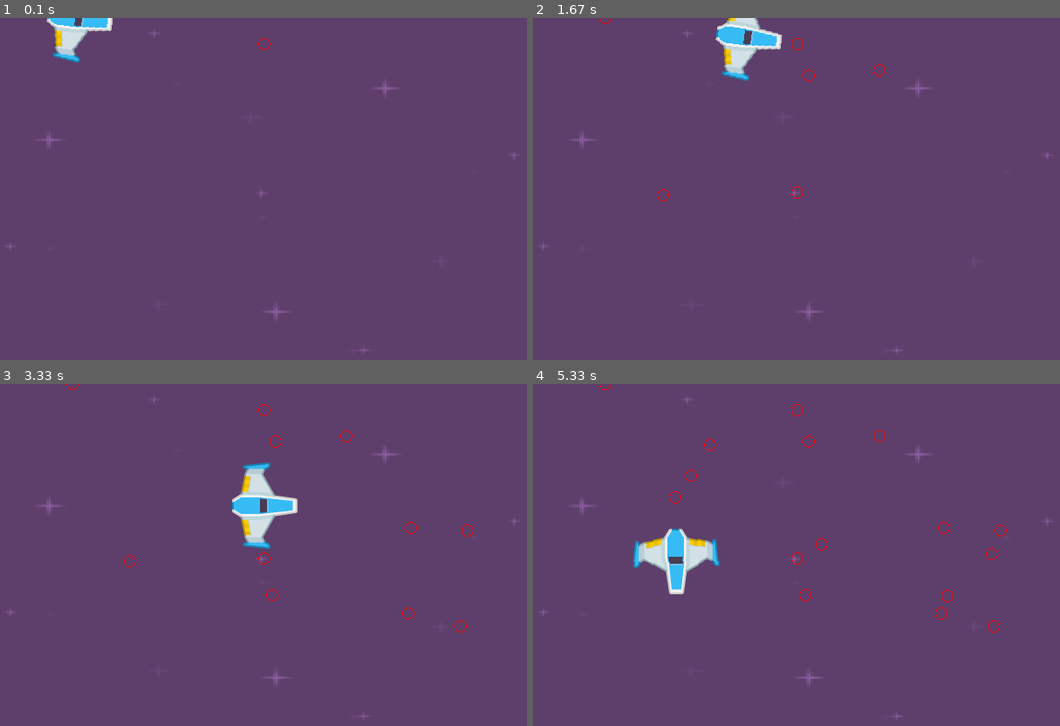
Above: before the commit, frames 1-4 (two rows, left to right).
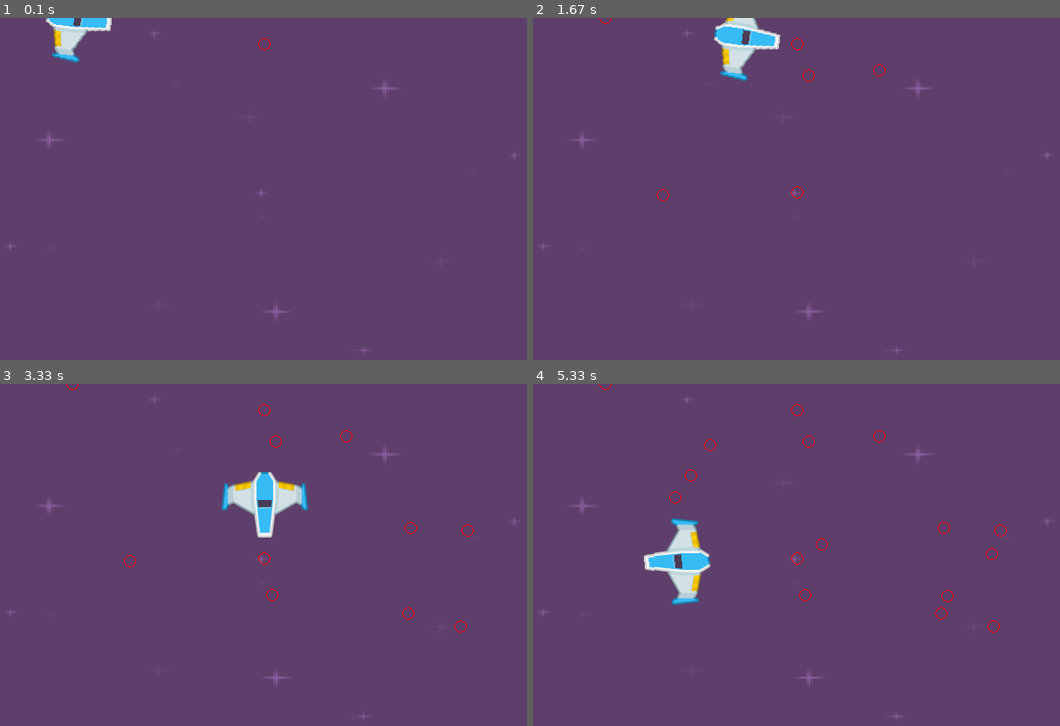
Above: after the commit, the same moments.

Repository: kandrey99/pygame-test
Game: pygame game, started from main.py
Same seed, same stepped clock (60 frames per second), same inputs: the game is played once before the commit and once after it.
Inputs (mouse positions are in pixels of both pictures, inside the frame that each line leads up to):
- Up to frame 1 (0.1 s): no input
- Up to frame 2 (1.67 s): click (796, 192) at 0.38 s; click (664, 195) at 0.72 s; click (880, 69) at 1.05 s; click (807, 76) at 1.38 s
- Up to frame 3 (3.33 s): click (274, 596) at 1.72 s; click (405, 613) at 2.05 s; click (411, 527) at 2.38 s; click (469, 531) at 2.72 s; click (458, 626) at 3.05 s
- Up to frame 4 (5.33 s): click (822, 544) at 3.38 s; click (675, 496) at 3.72 s; click (949, 596) at 4.05 s; click (712, 445) at 4.38 s; click (991, 555) at 4.72 s; click (691, 476) at 5.05 s

The runs differ from the first frame. In frame 1, 0.2% of the frame differs, in the area x 8-22%, y 0-14%; in frame 2, 0.4%; in frame 3, 2.1%; in frame 4, 2.1%, in the area x 18-36%, y 39-65%.

Commit message:
fix Path

Diff:
--- a/constants.py
+++ b/constants.py
@@ -4,4 +4,4 @@
 GREEN = 0, 255, 0
 BLUE = 0, 0, 255
 
-FPS = 50
+FPS = 30
--- a/path.py
+++ b/path.py
@@ -15,8 +15,8 @@
         self._prev_point = self._path[self._index]
         self._next_point = self._path[self._index + 1]
         self._position = self._prev_point
+        self._distance = self._get_distance(self._prev_point, self._next_point)
         self._last_update = pygame.time.get_ticks()
-        self._step = 10  # ms
 
     @staticmethod
     def _get_distance(point1, point2):
@@ -31,16 +31,19 @@
         now = pygame.time.get_ticks()
         elapsed = now - self._last_update
         self._last_update = now
-        for _ in range(elapsed // self._step):
-            dv = self._step * self._velocity / 1000
-            dx, dy = dv * math.cos(self.slope), dv * math.sin(self.slope)
-            distance = self._get_distance(self._prev_point, self._next_point)
-            distance2 = self._get_distance(self._prev_point, (self._position[0] + dx, self._position[1] + dy))
-            if distance2 >= distance:
+        while True:
+            dist = self._get_distance(self._position, self._next_point)
+            time = dist * 1000 / self._velocity
+            if elapsed > time:
                 self._index = self._index + 1
                 self._prev_point = self._path[self._index]
                 self._next_point = self._path[self._index + 1]
+                self._distance = self._get_distance(self._prev_point, self._next_point)
                 self._position = self._prev_point
+                elapsed -= time
             else:
+                dv = elapsed * self._velocity / 1000
+                dx, dy = dv * math.cos(self.slope), dv * math.sin(self.slope)
                 self._position = self._position[0] + dx, self._position[1] + dy
+                break
         return self._position
